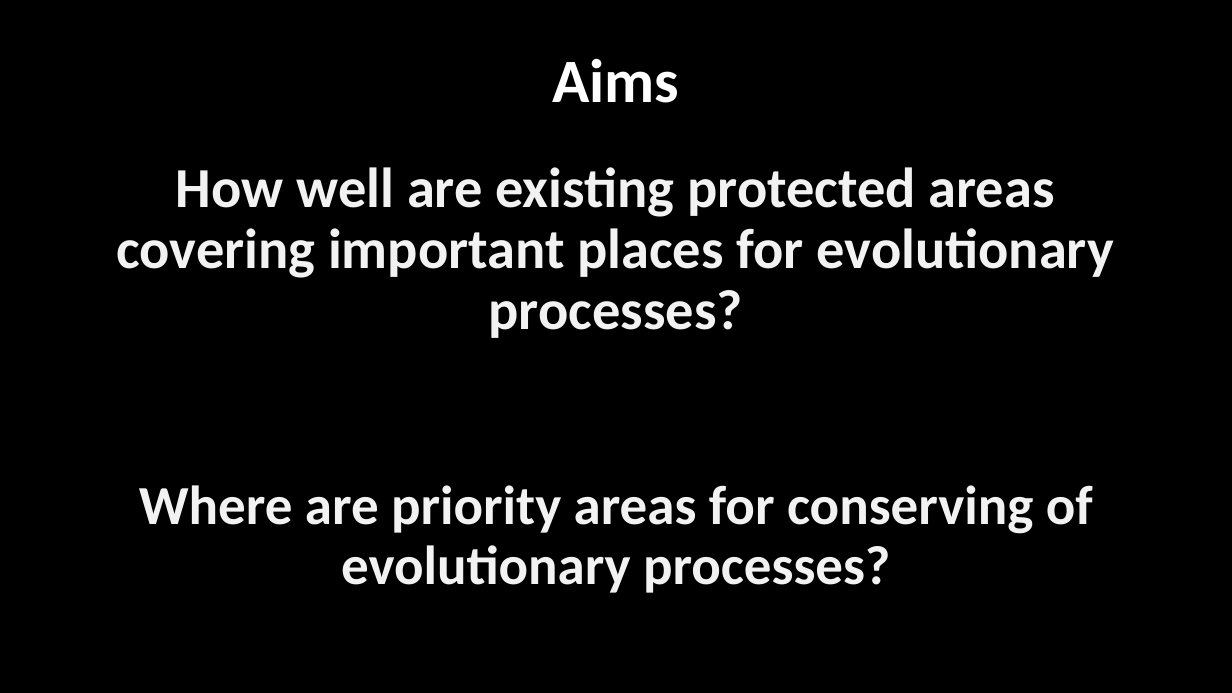
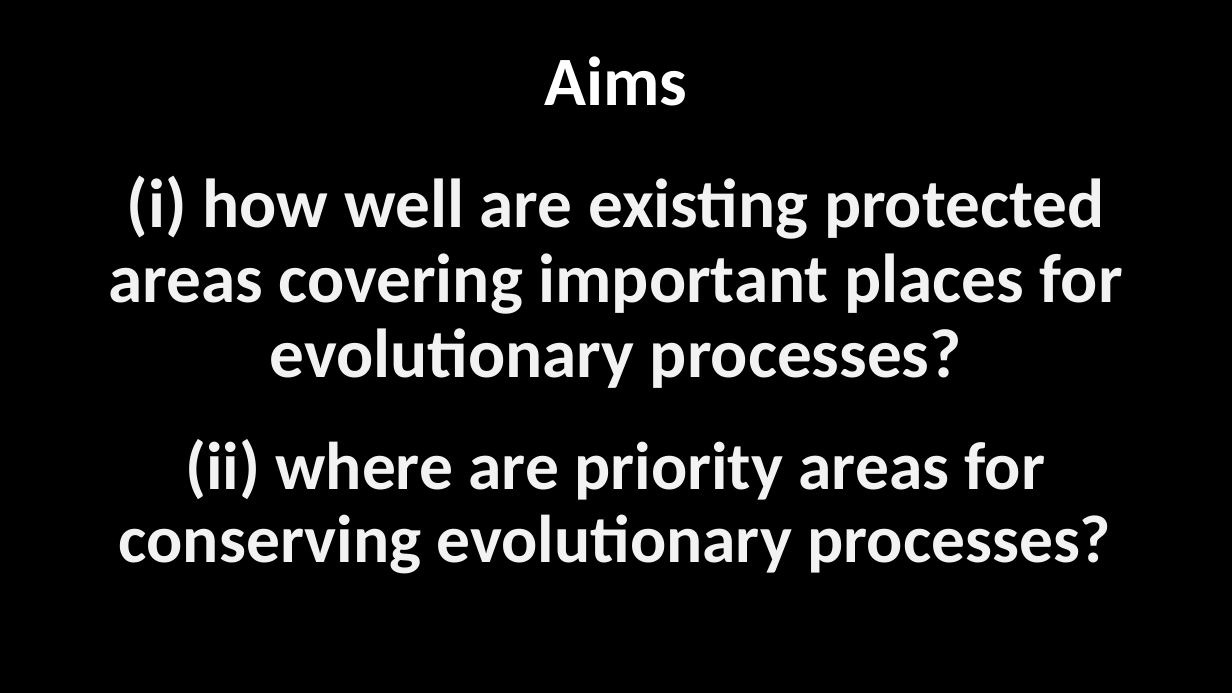
Before and after one commit to jeffreyhanson/abstracts-and-slides, a slide deck: slide 5 of seminars/EEF-presentation-02-08-2019/jeffrey-hanson-eff-slides.pptx. Drawn at 1232x693 pixels with LibreOffice and Linux fonts; fonts in the diff are those of the drawing. Boxes give left, top, right and bottom in pixels: in the first picture for what was removed or moved away, otherwise in the second. Text is boxed around its words. In the diff, an @@ line names an element or a change of style, - is before the commit and + after.

```diff
--- a/seminars/EEF-presentation-02-08-2019/jeffrey-hanson-eff-slides.pptx
+++ b/seminars/EEF-presentation-02-08-2019/jeffrey-hanson-eff-slides.pptx
@@ text "Aims": place and size @@
-text "Aims" at (552, 58, 679, 103)
+text "Aims" at (544, 56, 687, 106)
@@ text "Aims" at (544, 56, 687, 106): size 48 to 54 pt @@
@@ title at (108, 175, 1123, 388): text changed; size 44 to 54 pt @@
-How well are existing protected areas covering important places for evolutionary processes?
+(i) how well are existing protected areas covering important places for evolutionary processes?
@@ text at (119, 439, 1111, 574): text changed; size 42.9 to 52.6 pt @@
-Where are priority areas for conserving of evolutionary processes?
+(ii) where are priority areas for conserving evolutionary processes?
```
Also in this commit, not shown: 3 other slides changed, 9 slides added, 5 slides removed.
